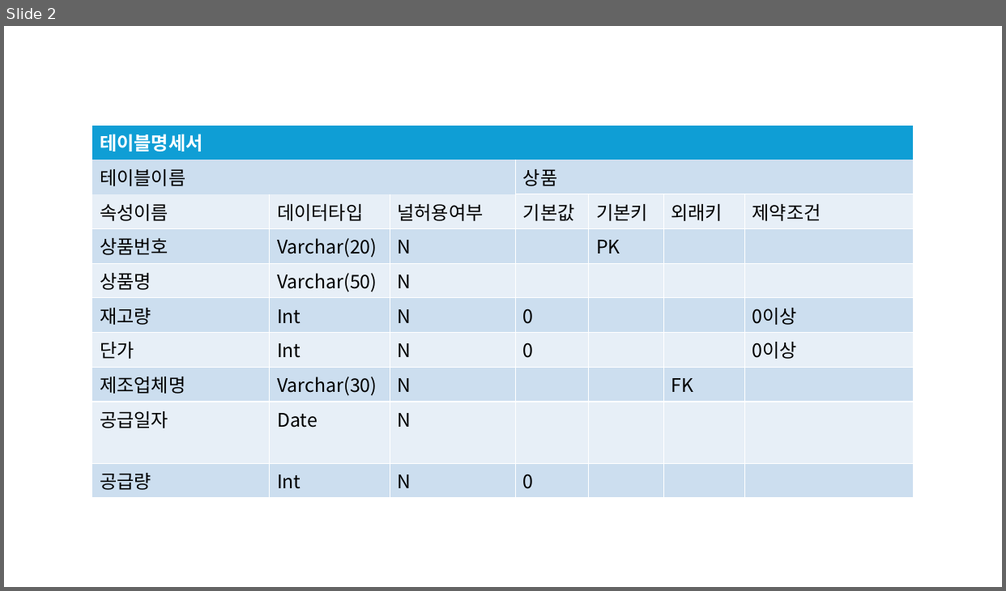
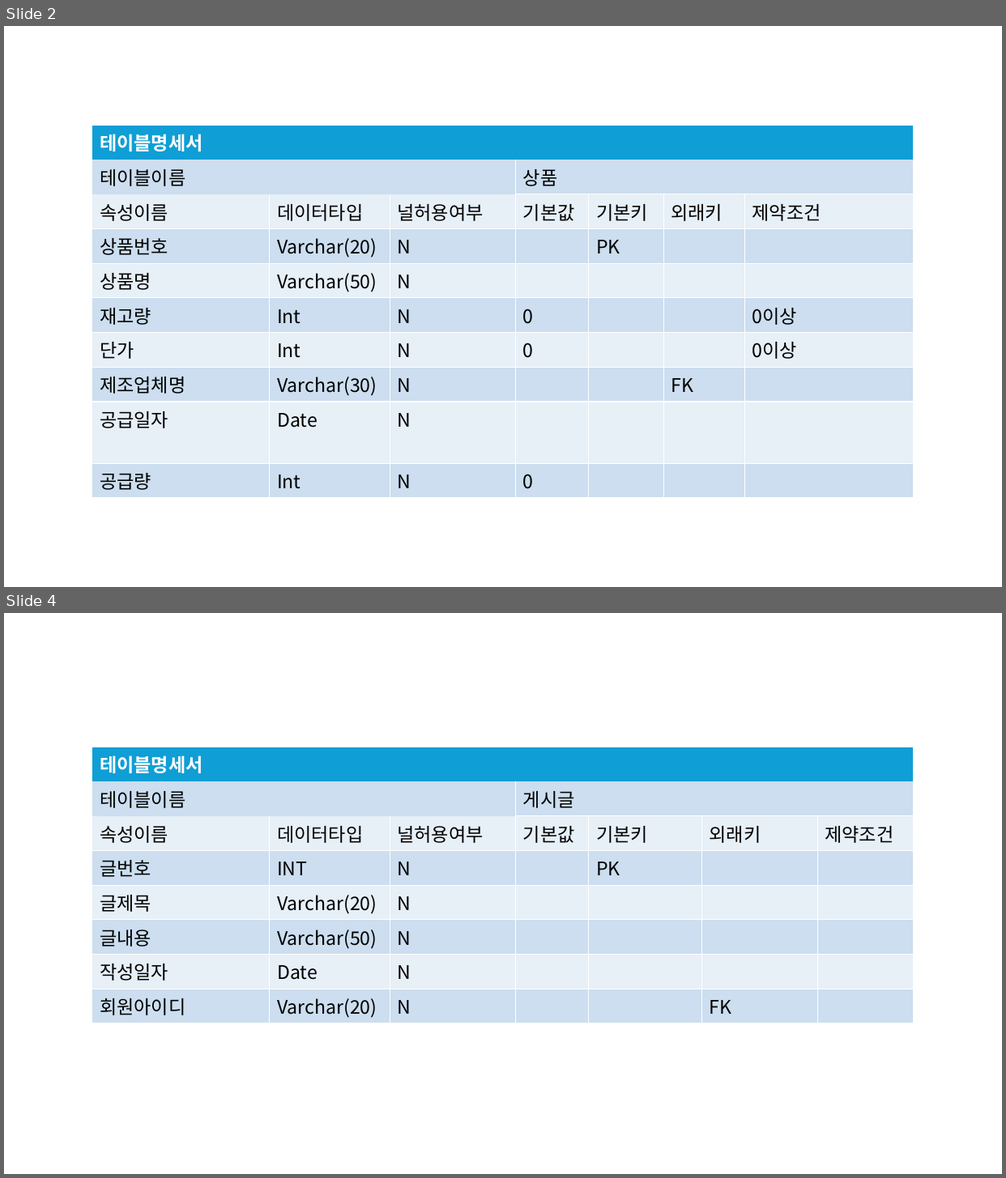
Before and after one commit to banbansolt/DB_2025-2, a slide deck: 프레젠테이션1.pptx. Shown one above the other, each under a label of ours: slide 2 before the commit, slides 2 and 4 after it; the slides between them are not shown. The pictures are 1006x591 and 1006x1178 pixels, drawn with LibreOffice and Linux fonts; fonts in the diff are those of the drawing. Boxes give left, top, right and bottom in pixels: in the first picture for what was removed or moved away, otherwise in the second. Text is boxed around its words. In the diff, an @@ line names an element or a change of style, - is before the commit and + after.

```diff
--- a/프레젠테이션1.pptx
+++ b/프레젠테이션1.pptx
@@ slide 4 added at (4, 613, 1002, 1174), background #FFFFFF @@
@@ table added at (92, 747, 915, 1021), 8 rows, 7 columns @@
+테이블명세서 |  |  |  |  |  | 
+테이블이름 |  |  | 게시글 |  |  | 
+속성이름 | 데이터타입 | 널허용여부 | 기본값 | 기본키 | 외래키 | 제약조건
+글번호 | INT | N |  | PK |  | 
+글제목 | Varchar(20) | N |  |  |  | 
+글내용 | Varchar(50) | N |  |  |  | 
+작성일자 | Date | N |  |  |  | 
+회원아이디 | Varchar(20) | N |  |  | FK | 
```
Also in this commit, not shown: 2 other slides added, 1 slide removed, 4 other files.
